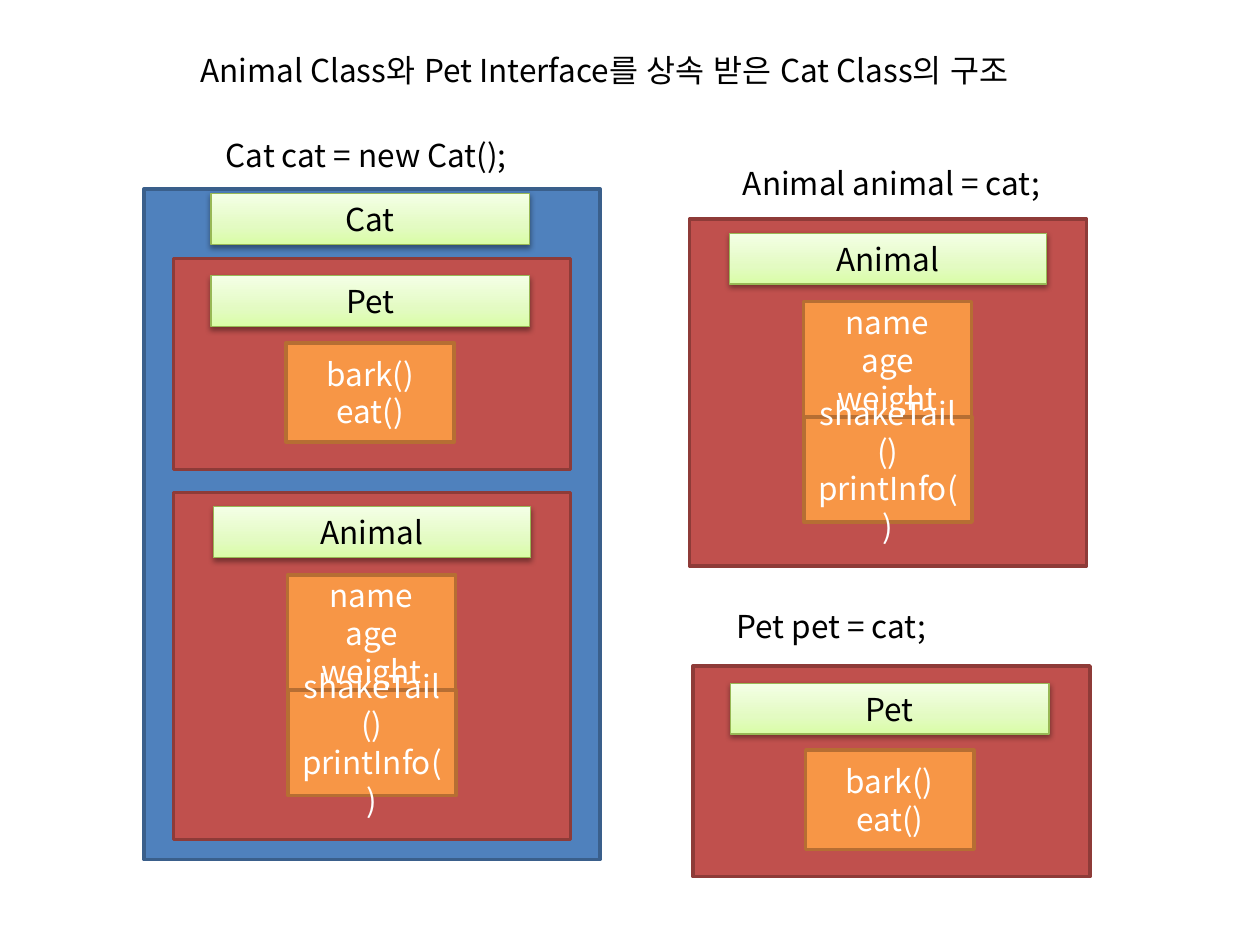
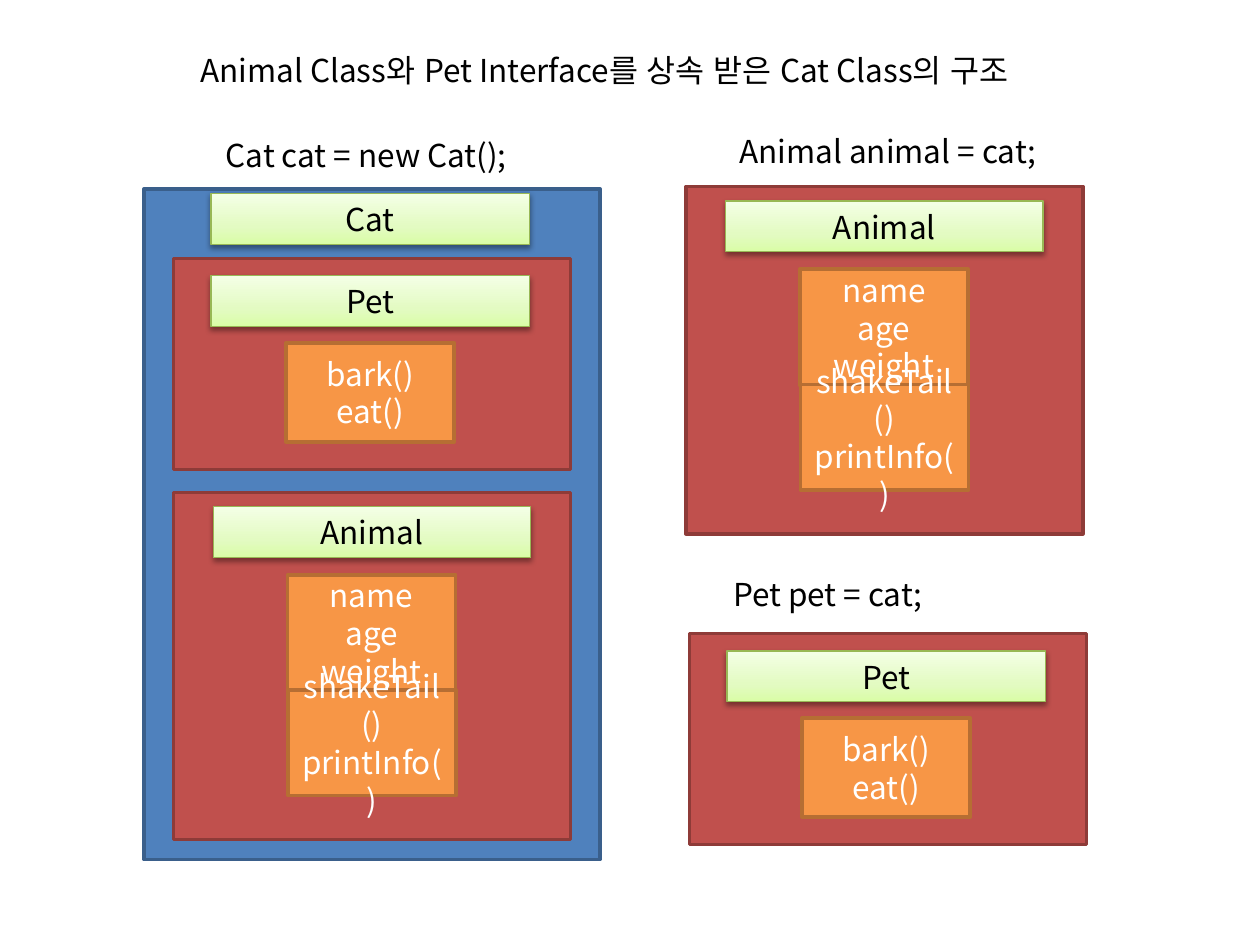
Before and after one commit to terdong/JavaStudy, a slide deck: slide 9 of ppt/day12_다형성.pptx. Drawn at 1260x945 pixels with LibreOffice and Linux fonts; fonts in the diff are those of the drawing. Boxes give left, top, right and bottom in pixels: in the first picture for what was removed or moved away, otherwise in the second. Text is boxed around its words. In the diff, an @@ line names an element or a change of style, - is before the commit and + after.

```diff
--- a/ppt/day12_다형성.pptx
+++ b/ppt/day12_다형성.pptx
@@ rectangle "name": place and size @@
-rectangle "name" at bbox=[804, 301, 973, 418]
+rectangle "name" at bbox=[800, 270, 969, 387]
@@ 4 rectangles, 2 texts: place and size @@
-4 rectangles, 2 texts at bbox=[689, 170, 1090, 877]
+4 rectangles, 2 texts at bbox=[685, 138, 1086, 844]
@@ rectangle "Pet": place and size @@
-rectangle "Pet" at bbox=[731, 683, 1050, 733]
+rectangle "Pet" at bbox=[727, 651, 1046, 702]
@@ rectangle "bark()": place and size @@
-rectangle "bark()" at bbox=[805, 750, 974, 849]
+rectangle "bark()" at bbox=[803, 718, 971, 818]
```
Also in this commit, not shown: 3 other slides changed, 18 other files.
